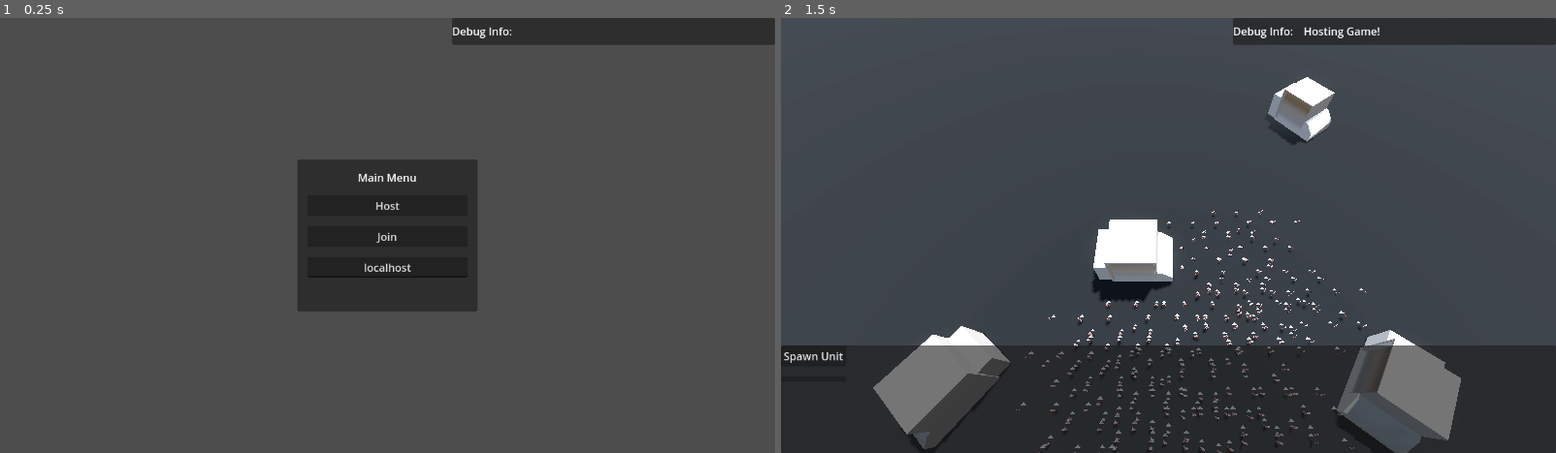
Above: before the commit, frames 1-2 (left to right).
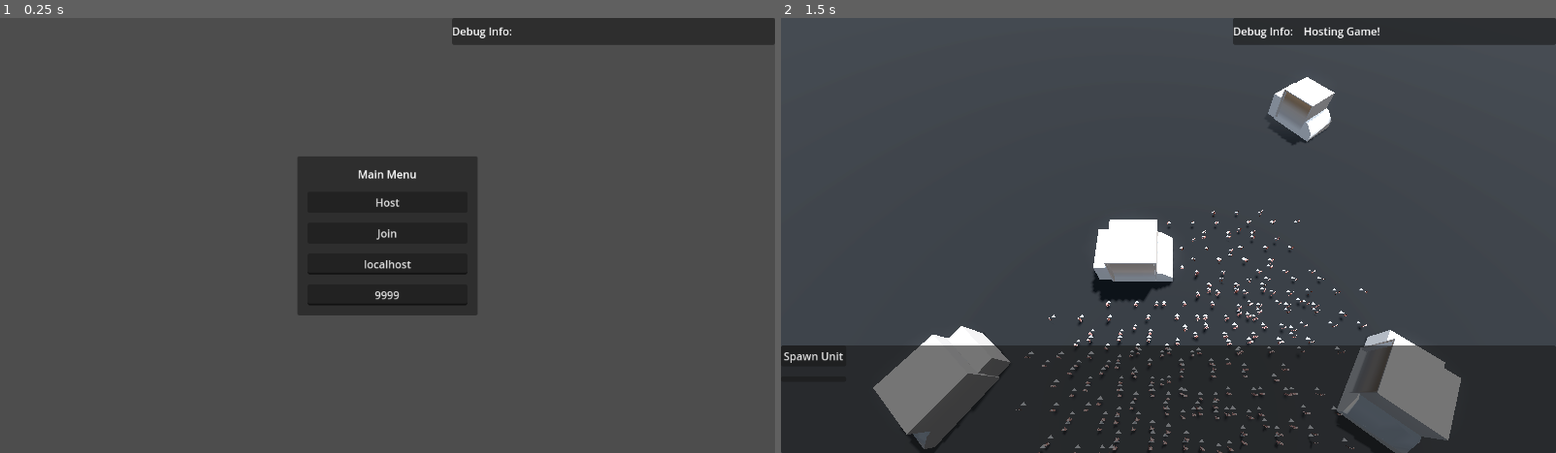
Above: after the commit, the same moments.

Repository: Tanner-Perham/ProjectRTS_v2
Game: Godot game, scene res://scenes/world_test_scene.tscn
The game is run twice, just before and just after one commit, with the same random seed, the same clock (stepped at 60 frames per second) and the same inputs.
Inputs (mouse positions are in pixels of both pictures, inside the frame that each line leads up to):
- Up to frame 1 (0.25 s): no input
- Up to frame 2 (1.5 s): tap Enter at 0.5 s; move the mouse to (1339, 213) at 0.52 s; hold Down (camera_backward) 0.53-1.25 s; click "Host" at 1.25 s

The runs differ from the first frame. In frame 1, 0.8% of the frame differs, in the area x 38-62%, y 31-69%; in frame 2, nothing differs.

Commit message:
Added ability to set port number

Diff:
--- a/scenes/world_test_scene.tscn
+++ b/scenes/world_test_scene.tscn
@@ -1261,6 +1261,12 @@
 placeholder_text = "Enter Address to Join Here"
 alignment = 1
 
+[node name="Port Entry" type="LineEdit" parent="CanvasLayer/MainMenu/MarginContainer/VBoxContainer"]
+layout_mode = 2
+text = "9999"
+placeholder_text = "Enter Address to Join Here"
+alignment = 1
+
 [node name="MultiplayerSpawner" type="MultiplayerSpawner" parent="."]
 _spawnable_scenes = PackedStringArray("uid://cdykdax77yjlk", "uid://cfad5wy2om38f")
 spawn_path = NodePath("..")
--- a/scripts/world.gd
+++ b/scripts/world.gd
@@ -2,6 +2,7 @@
 
 @onready var main_menu = $CanvasLayer/MainMenu
 @onready var address_entry = $"CanvasLayer/MainMenu/MarginContainer/VBoxContainer/Address Entry"
+@onready var port_entry = $"CanvasLayer/MainMenu/MarginContainer/VBoxContainer/Port Entry"
 @onready var multiplayer_spawner = $MultiplayerSpawner
 
 @onready var debug_info = $DebugInfo
@@ -9,11 +10,12 @@
 
 const Player = preload("res://scenes/Player.tscn")
 const TestUnit = preload("res://scenes/test_unit.tscn")
-const PORT = 9999
+var PORT = 9999
 const MAX_CLIENTS = 4
 var enet_peer = ENetMultiplayerPeer.new()
 
 func _ready():
+	PORT = int(port_entry.text)
 	# Configure the MultiplayerSpawner to include both Player and TestUnit scenes
 	if multiplayer_spawner:
 		# Set spawnable scenes properly - directly assign to the property
